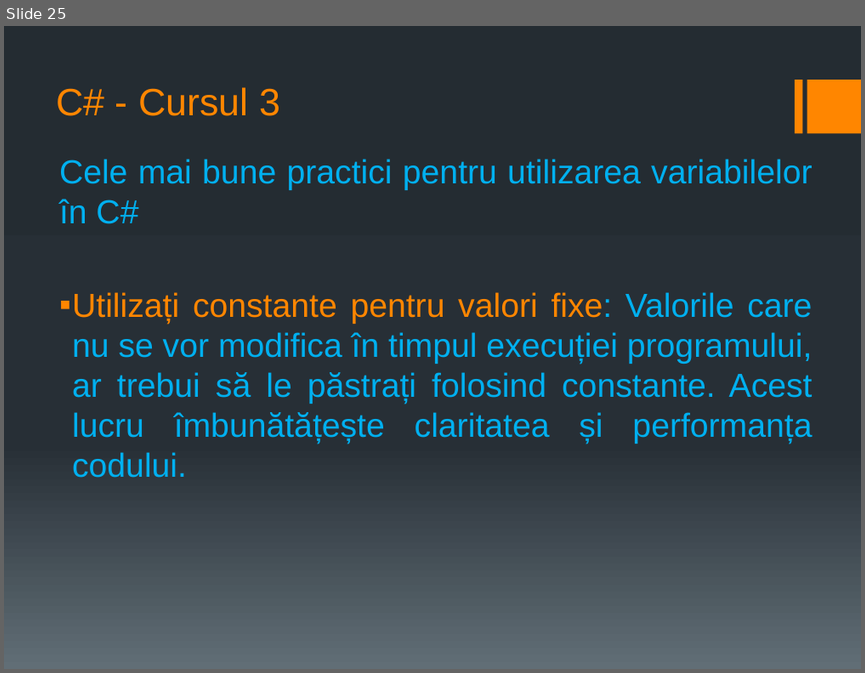
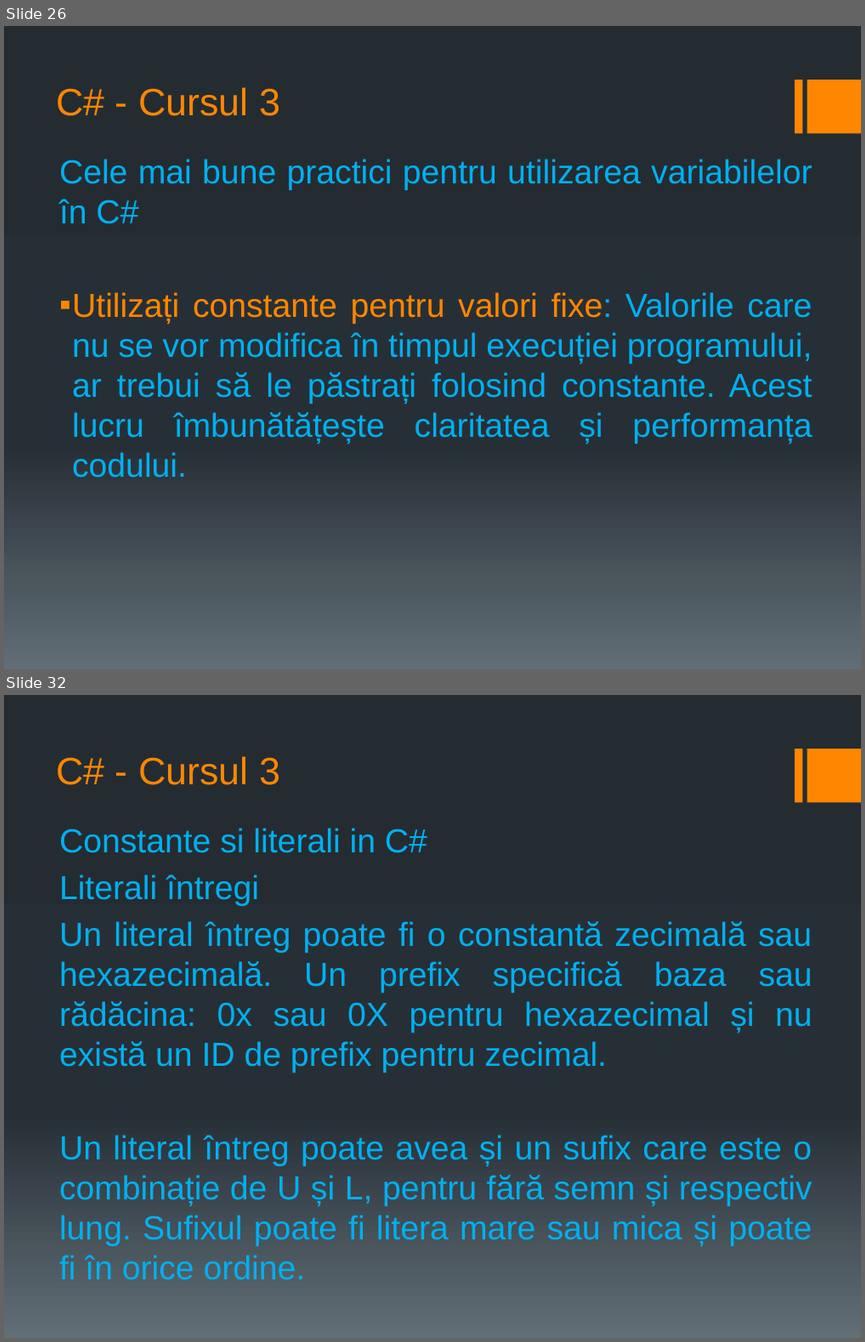
Before and after one commit to PelleRemus/Geoinformatica_Promotia_2025_2028, a slide deck: AlgoritmiSiStructuriDeDate1/Cursuri/cursul 3.pptx. Shown one above the other, each under a label of ours: slide 25 before the commit, slides 26 and 32 after it; the slides between them are not shown. The pictures are 865x673 and 865x1342 pixels, drawn with LibreOffice and Linux fonts; fonts in the diff are those of the drawing. Boxes give left, top, right and bottom in pixels: in the first picture for what was removed or moved away, otherwise in the second. Text is boxed around its words. In the diff, an @@ line names an element or a change of style, - is before the commit and + after.

Commit message:
structuri, enumeratii, constante; algoritmul pentru verificarea daca un numar este prim

```diff
--- a/AlgoritmiSiStructuriDeDate1/Cursuri/cursul 3.pptx
+++ b/AlgoritmiSiStructuriDeDate1/Cursuri/cursul 3.pptx
@@ slide 32 added at (x1=4, y1=695, x2=861, y2=1338), background gradient #242C33 to #273037 to #636D76; not listed: 2 template elements that a slide beside it also shows @@
@@ title added at (x1=56, y1=756, x2=280, y2=785), 32 pt, text #FF8600 @@
+C# - Cursul 3
@@ text added at (x1=59, y1=828, x2=812, y2=1280), 28 pt, text #00B0F0 @@
+Constante si literali in C#
+Literali întregi
+Un literal întreg poate fi o constantă zecimală sau hexazecimală. Un prefix specifică baza sau rădăcina: 0x sau 0X pentru hexazecimal și nu există un ID de prefix pentru zecimal.
+Un literal întreg poate avea și un sufix care este o combinație de U și L, pentru fără semn și respectiv lung. Sufixul poate fi litera mare sau mica și poate fi în orice ordine.
@@ what was slide 25 is now slide 26 @@
```
Also in this commit, not shown: 2 slides changed, 22 other slides added, 5 other files.
